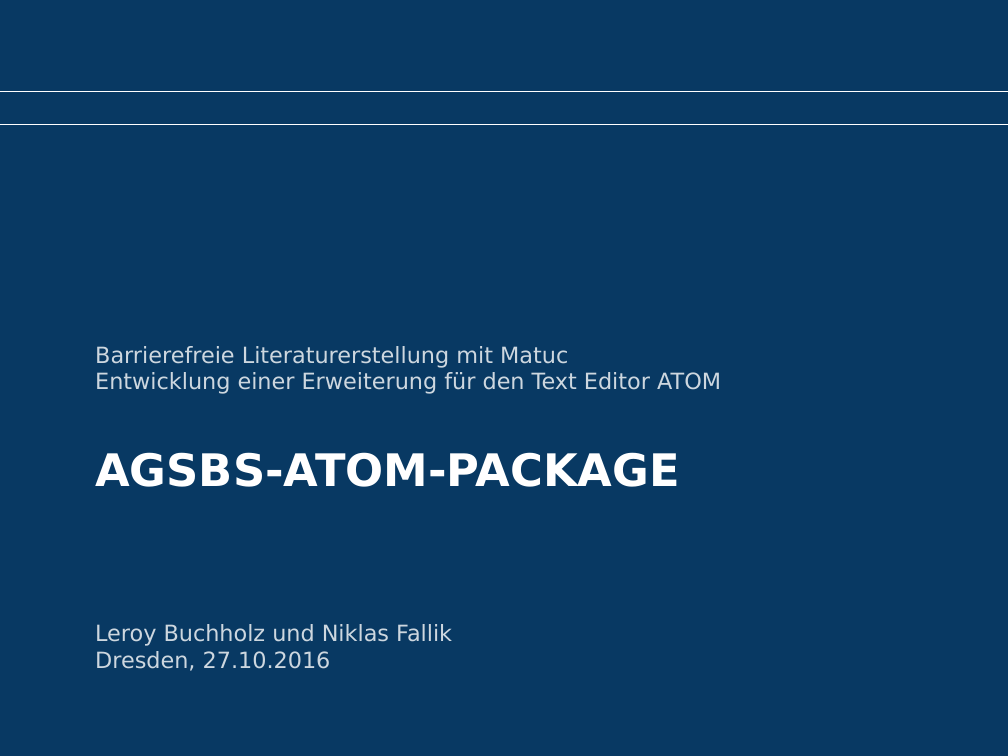
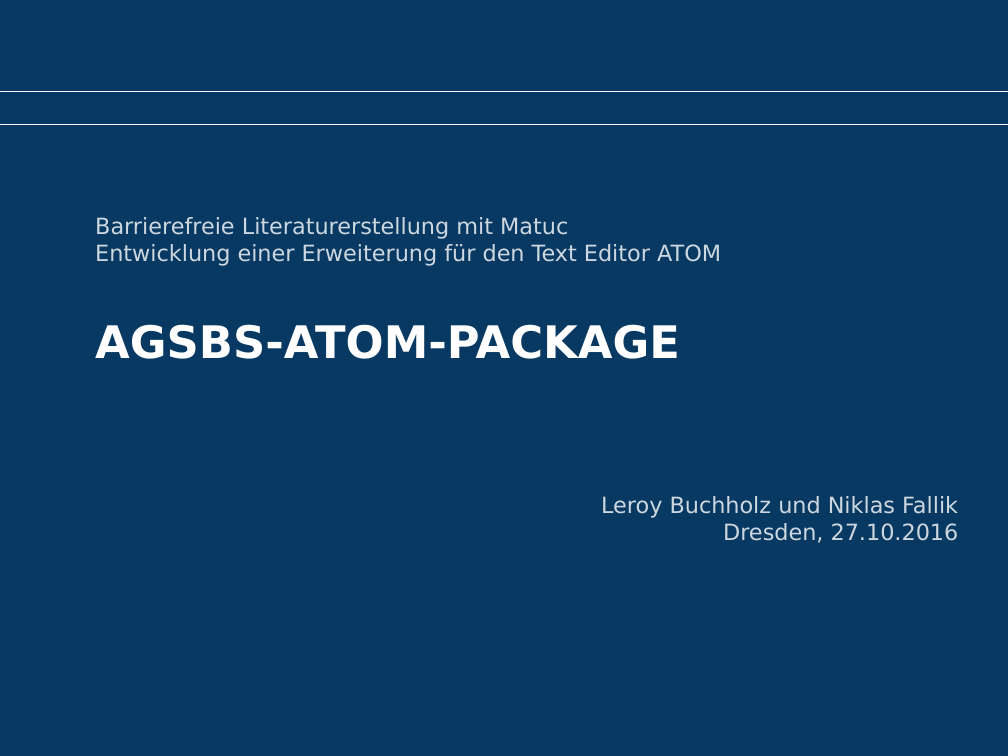
Before and after one commit to TUD-INF-IAI-MCI/agsbs_atom_package, a slide deck: slide 1 of presentation.pptx. Drawn at 1008x756 pixels with LibreOffice and Linux fonts; fonts in the diff are those of the drawing; background and template pictures are left out. Boxes give left, top, right and bottom in pixels: in the first picture for what was removed or moved away, otherwise in the second. Text is boxed around its words. In the diff, an @@ line names an element or a change of style, - is before the commit and + after.

Commit message:
styling

```diff
--- a/presentation.pptx
+++ b/presentation.pptx
@@ text "Barrierefreie Literaturerstellung mit Matuc Entwicklung ...": place and size @@
-text "Barrierefreie Literaturerstellung mit Matuc Entwicklung ..." at (95,346,721,394)
+text "Barrierefreie Literaturerstellung mit Matuc Entwicklung ..." at (95,217,721,266)
@@ text "AGSBS-ATOM-PACKAGE": place and size @@
-text "AGSBS-ATOM-PACKAGE" at (95,452,680,487)
+text "AGSBS-ATOM-PACKAGE" at (95,324,680,359)
@@ text "Leroy Buchholz und Niklas Fallik": place and size @@
-text "Leroy Buchholz und Niklas Fallik" at (95,624,452,671)
+text "Leroy Buchholz und Niklas Fallik" at (601,496,959,543)
@@ text "Leroy Buchholz und Niklas Fallik" at (601,496,959,543): alignment left to right @@
```
Also in this commit, not shown: 5 other slides changed.
